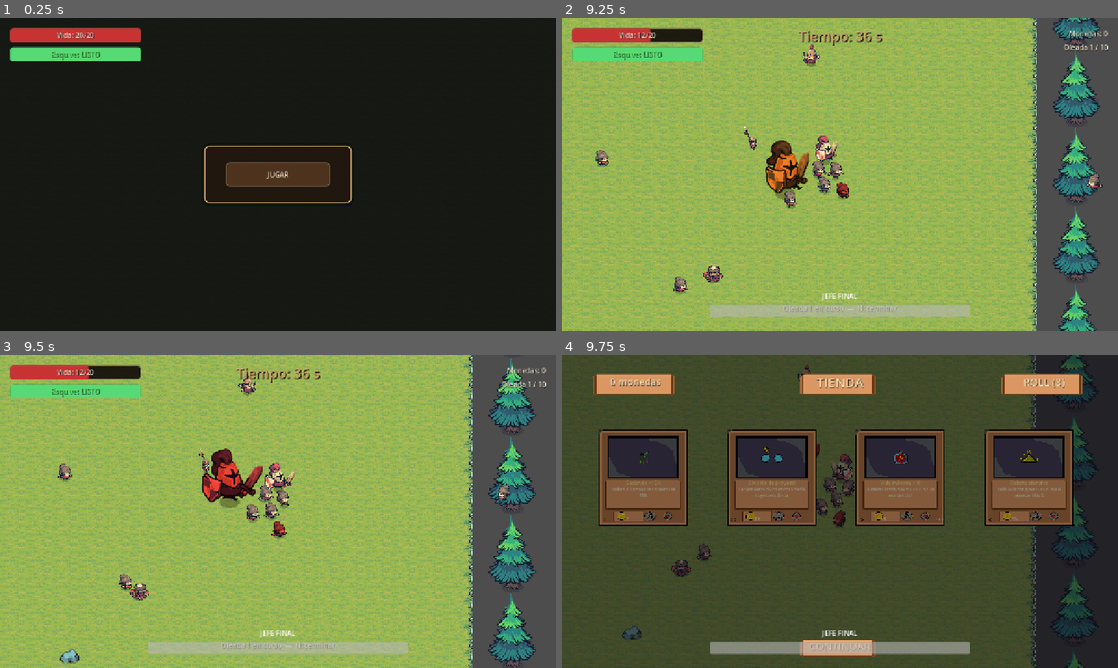
Above: before the commit, frames 1-4 (two rows, left to right).
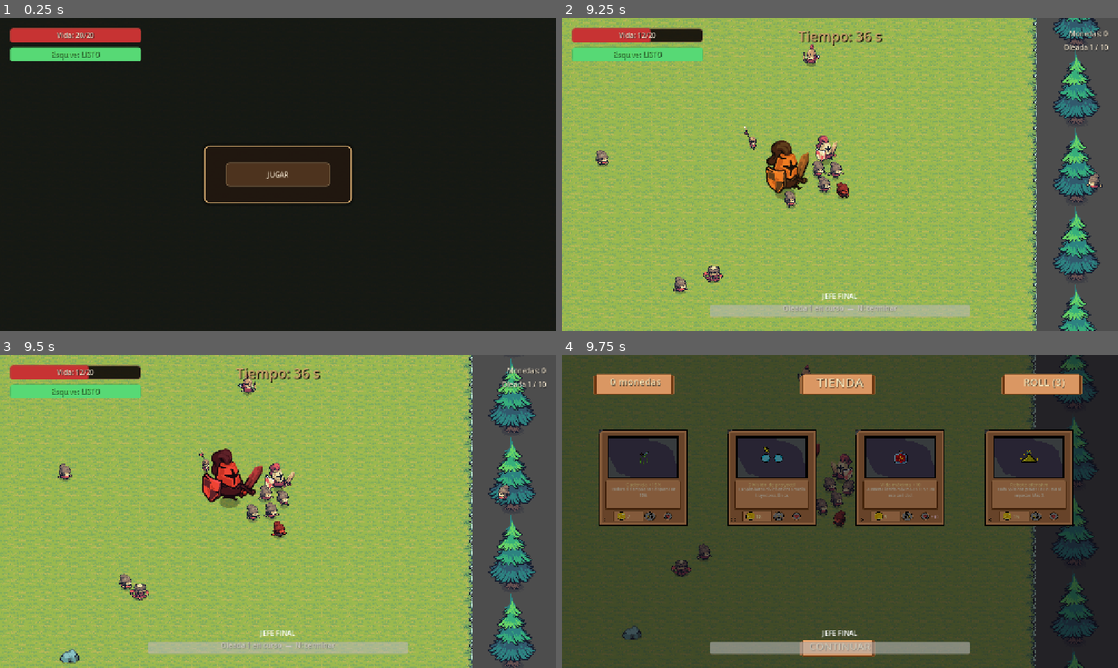
Above: after the commit, the same moments.

Repository: 4FCC/spinshot
Game: Godot game, scene res://Scenes/DEV-ROOM.tscn
Same seed, same stepped clock (60 frames per second), same inputs: the game is played once before the commit and once after it. This scene is started directly instead of the project's main scene. The engine's default icon, where the game draws it, is replaced by a stand-in: a white triangle on a blue panel in a dark square.
Inputs (mouse positions are in pixels of both pictures, inside the frame that each line leads up to):
- Up to frame 1 (0.25 s): no input
- Up to frame 2 (9.25 s): click "JUGAR" at 0.5 s; tap Enter at 1.25 s; move the mouse to (962, 158) at 1.27 s; hold D (Derecha) 1.28-2.03 s; tap Space (dodge) at 1.35 s; move the mouse to (728, 190) at 2.02 s; hold S (Abajo) 2.03-2.78 s; tap N (end_wave) at 2.1 s; move the mouse to (895, 105) at 2.77 s; hold D (Derecha) 2.78-3.53 s; hold Right mouse button (shoot) 2.78-3.53 s; move the mouse to (812, 237) at 3.52 s; hold W (Arriba) 3.53-4.28 s; click (812, 237) at 3.6 s; move the mouse to (1006, 221) at 4.27 s; hold B (spawn_boss) 4.28-5.03 s; hold A (Izquierda) 4.28-5.78 s; move the mouse to (673, 127) at 5.02 s; tap M (start_wave) at 5.1 s; move the mouse to (867, 174) at 5.77 s; hold S (Abajo) 5.78-6.53 s; tap 1 at 5.85 s; move the mouse to (756, 96) at 6.52 s; hold D (Derecha) 6.53-7.28 s; tap 2 at 6.6 s; move the mouse to (962, 158) at 7.27 s; hold W (Arriba) 7.28-8.03 s; tap 3 at 7.35 s; move the mouse to (728, 190) at 8.02 s; hold D (Derecha) 8.03-8.78 s; tap 4 at 8.1 s; move the mouse to (895, 105) at 8.77 s; hold S (Abajo) from 8.78 s (still down); tap 5 at 8.85 s
- Up to frame 3 (9.5 s): keep holding S (Abajo)
- Up to frame 4 (9.75 s): move the mouse to (812, 574) at 9.52 s; release S (Abajo) at 9.53 s; hold A (Izquierda) from 9.53 s (still down); tap O at 9.6 s

Frames 1-3 are identical in both runs. In frame 4, 0.1% of the frame differs, in the area x 11-88%, y 40-53%.

Commit message:
Fuente de texto y textos corregidos

Diff:
--- a/Scenes/BigMinion.tscn
+++ b/Scenes/BigMinion.tscn
@@ -1,21 +1,20 @@
-[gd_scene load_steps=8 format=3 uid="uid://cbigminion001"]
+[gd_scene format=3 uid="uid://cbigminion001"]
 
 [ext_resource type="Script" uid="uid://benemy0000001" path="res://Scripts/enemy.gd" id="1_enemy"]
 [ext_resource type="PackedScene" uid="uid://ccoin00000001" path="res://Scenes/Coin.tscn" id="2_coin"]
 [ext_resource type="Texture2D" uid="uid://61k3ayfxasx4" path="res://Tiny Swords (Free Pack)/Tiny Swords (Free Pack)/Units/Red Units/Warrior/Warrior_Idle.png" id="3_idle"]
 [ext_resource type="Texture2D" uid="uid://c0iar62xvql40" path="res://Tiny Swords (Free Pack)/Tiny Swords (Free Pack)/Units/Red Units/Warrior/Warrior_Run.png" id="4_run"]
-[ext_resource type="SpriteFrames" uid="uid://cbigminframes1" path="res://Scenes/bigminion_frames.tres" id="5_frames"]
+[ext_resource type="SpriteFrames" uid="uid://dsithoshn6iw1" path="res://Scenes/bigminion_frames.tres" id="5_frames"]
 
 [sub_resource type="CircleShape2D" id="body_shape"]
 radius = 26.0
 
 [sub_resource type="CircleShape2D" id="hit_shape"]
-radius = 50.0
+radius = 29.274563
 
-[node name="BigMinion" type="CharacterBody2D"]
+[node name="BigMinion" type="CharacterBody2D" unique_id=596581615]
 collision_layer = 2
 collision_mask = 2
-stop_distance = 60.0
 script = ExtResource("1_enemy")
 max_health = 12
 contact_damage = 4
@@ -24,22 +23,19 @@
 coin_value = 3
 idle_sheet = ExtResource("3_idle")
 run_sheet = ExtResource("4_run")
-idle_frames = 8
-run_frames = 6
 sprite_scale = 0.8
 
-[node name="AnimatedSprite2D" type="AnimatedSprite2D" parent="."]
+[node name="AnimatedSprite2D" type="AnimatedSprite2D" parent="." unique_id=1875959485]
 scale = Vector2(0.8, 0.8)
 sprite_frames = ExtResource("5_frames")
 animation = &"idle"
 autoplay = "idle"
 
-[node name="CollisionShape2D" type="CollisionShape2D" parent="."]
+[node name="CollisionShape2D" type="CollisionShape2D" parent="." unique_id=1053254384]
 shape = SubResource("body_shape")
 
-[node name="Hitbox" type="Area2D" parent="."]
+[node name="Hitbox" type="Area2D" parent="." unique_id=516327358]
 collision_layer = 0
-collision_mask = 1
 
-[node name="CollisionShape2D" type="CollisionShape2D" parent="Hitbox"]
+[node name="CollisionShape2D" type="CollisionShape2D" parent="Hitbox" unique_id=115578153]
 shape = SubResource("hit_shape")
--- a/Scenes/ItemCard.tscn
+++ b/Scenes/ItemCard.tscn
@@ -1,43 +1,49 @@
-[gd_scene load_steps=3 format=3 uid="uid://citemcard0001"]
+[gd_scene format=3 uid="uid://citemcard0001"]
 
 [ext_resource type="Script" uid="uid://bitemcard0001" path="res://Scripts/item_card.gd" id="1_card"]
 [ext_resource type="Texture2D" uid="uid://dp5t5n01hlqhq" path="res://UI assets/Card_UI_Items.png" id="2_bg"]
 
-[node name="ItemCard" type="Control"]
+[node name="ItemCard" type="Control" unique_id=2088743871]
 custom_minimum_size = Vector2(400, 400)
+layout_mode = 3
+anchors_preset = 0
 offset_right = 400.0
 offset_bottom = 400.0
 script = ExtResource("1_card")
 
-[node name="Bg" type="TextureRect" parent="."]
+[node name="Bg" type="TextureRect" parent="." unique_id=1599440519]
 texture_filter = 1
+layout_mode = 1
+anchors_preset = 15
 anchor_right = 1.0
 anchor_bottom = 1.0
+mouse_filter = 2
 texture = ExtResource("2_bg")
-mouse_filter = 2
 
-[node name="ItemSprite" type="TextureRect" parent="."]
+[node name="ItemSprite" type="TextureRect" parent="." unique_id=850213169]
 texture_filter = 1
+layout_mode = 0
 offset_left = 84.0
 offset_top = 62.0
 offset_right = 316.0
 offset_bottom = 196.0
+mouse_filter = 2
 expand_mode = 1
 stretch_mode = 5
-mouse_filter = 2
 
-[node name="NameLabel" type="Label" parent="."]
+[node name="NameLabel" type="Label" parent="." unique_id=176413957]
+layout_mode = 0
 offset_left = 66.0
-offset_top = 203.0
+offset_top = 210.0
 offset_right = 334.0
-offset_bottom = 231.0
+offset_bottom = 238.0
 theme_override_colors/font_color = Color(0.98, 0.86, 0.55, 1)
 theme_override_font_sizes/font_size = 17
 horizontal_alignment = 1
 vertical_alignment = 1
-mouse_filter = 2
 
-[node name="DescLabel" type="Label" parent="."]
+[node name="DescLabel" type="Label" parent="." unique_id=734997012]
+layout_mode = 0
 offset_left = 74.0
 offset_top = 232.0
 offset_right = 326.0
@@ -46,42 +52,48 @@
 theme_override_font_sizes/font_size = 13
 horizontal_alignment = 1
 autowrap_mode = 2
-mouse_filter = 2
 
-[node name="CostLabel" type="Label" parent="."]
-offset_left = 138.0
-offset_top = 324.0
-offset_right = 194.0
-offset_bottom = 362.0
+[node name="CostLabel" type="Label" parent="." unique_id=112753551]
+layout_mode = 0
+offset_left = 142.0
+offset_top = 316.0
+offset_right = 198.0
+offset_bottom = 354.0
 theme_override_colors/font_color = Color(1, 0.95, 0.7, 1)
 theme_override_font_sizes/font_size = 18
-horizontal_alignment = 0
 vertical_alignment = 1
-mouse_filter = 2
 
-[node name="DmgLabel" type="Label" parent="."]
-offset_left = 238.0
-offset_top = 328.0
-offset_right = 274.0
-offset_bottom = 360.0
+[node name="DmgLabel" type="Label" parent="." unique_id=1888547285]
+layout_mode = 0
+offset_left = 235.0
+offset_top = 320.0
+offset_right = 271.0
+offset_bottom = 352.0
 theme_override_colors/font_color = Color(1, 0.85, 0.8, 1)
 theme_override_font_sizes/font_size = 15
 horizontal_alignment = 1
 vertical_alignment = 1
-mouse_filter = 2
 
-[node name="LifeLabel" type="Label" parent="."]
-offset_left = 316.0
-offset_top = 328.0
-offset_right = 352.0
-offset_bottom = 360.0
+[node name="LifeLabel" type="Label" parent="." unique_id=579464517]
+layout_mode = 0
+offset_left = 300.0
+offset_top = 320.0
+offset_right = 336.0
+offset_bottom = 352.0
 theme_override_colors/font_color = Color(1, 0.8, 0.85, 1)
 theme_override_font_sizes/font_size = 15
 horizontal_alignment = 1
 vertical_alignment = 1
-mouse_filter = 2
 
-[node name="BuyButton" type="Button" parent="."]
+[node name="BuyButton" type="Button" parent="." unique_id=1218656710]
+layout_mode = 1
+anchors_preset = 15
 anchor_right = 1.0
 anchor_bottom = 1.0
+offset_left = -6.0
+offset_top = -10.0
+offset_right = -6.0
+offset_bottom = -10.0
+grow_horizontal = 2
+grow_vertical = 2
 focus_mode = 0
Binary file added: Fuentes/04b_11/04B_11__.TTF
Not shown, added: Fuentes/04b_11/04B_11__.TTF.import
Binary file added: Fuentes/04b_11/about.gif
